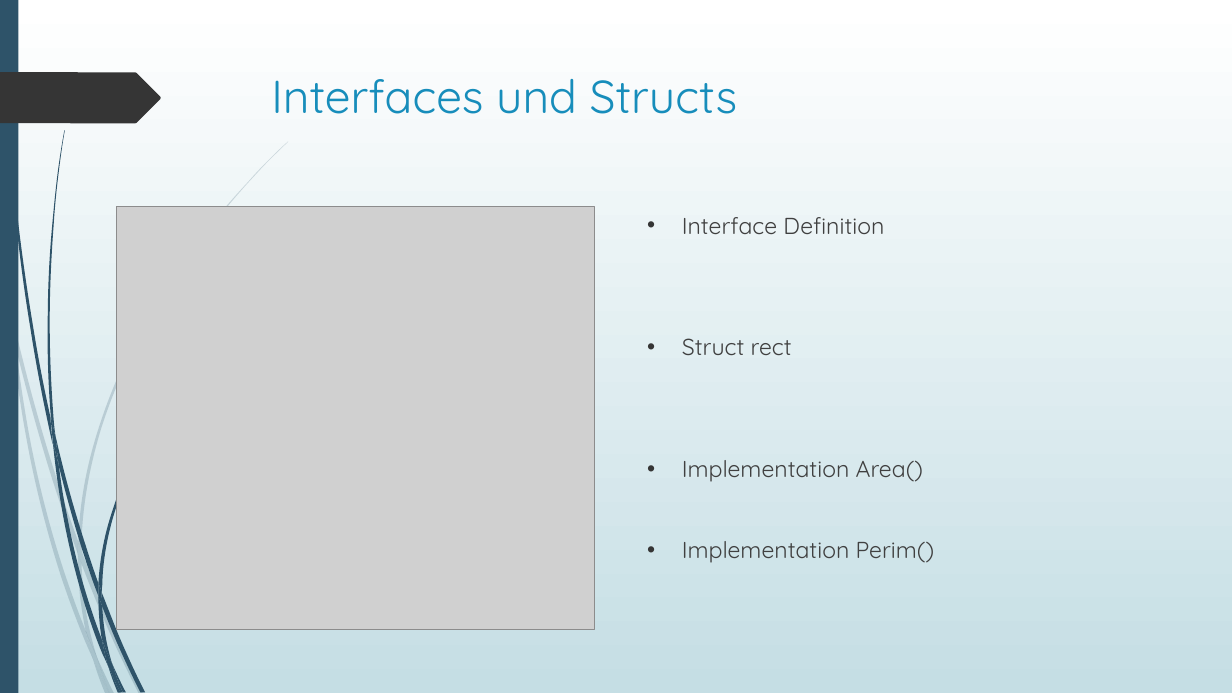
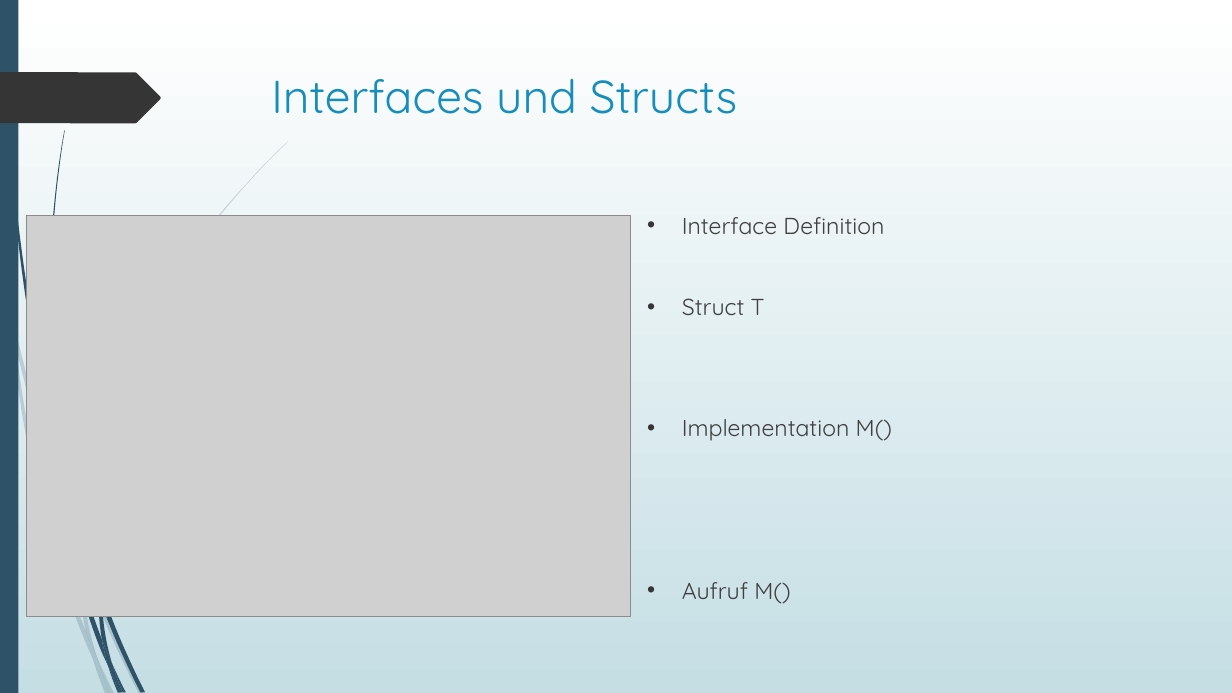
Before and after one commit to Sectan/GolangPCP, a slide deck: slide 4 of Go.pptx. Drawn at 1232x693 pixels with LibreOffice and Linux fonts; fonts in the diff are those of the drawing; grey boxes stand for pictures. Boxes give left, top, right and bottom in pixels: in the first picture for what was removed or moved away, otherwise in the second. Text is boxed around its words. In the diff, an @@ line names an element or a change of style, - is before the commit and + after.

Commit message:
update ppt

```diff
--- a/Go.pptx
+++ b/Go.pptx
@@ picture: place and size @@
-picture at (116, 206, 594, 629)
+picture at (26, 216, 630, 616)
@@ text at (682, 298, 892, 604): text changed @@
-• Struct rect
-• Implementation Area()
-• Implementation Perim()
+• Struct T
+• Implementation M()
+• Aufruf M()
@@ freeform shape removed at (78, 542, 81, 564) @@
@@ group removed at (51, 318, 240, 606): 4 freeform shapes @@
```
Also in this commit, not shown: 2 other slides changed, 1 slide removed, 1 other file.
